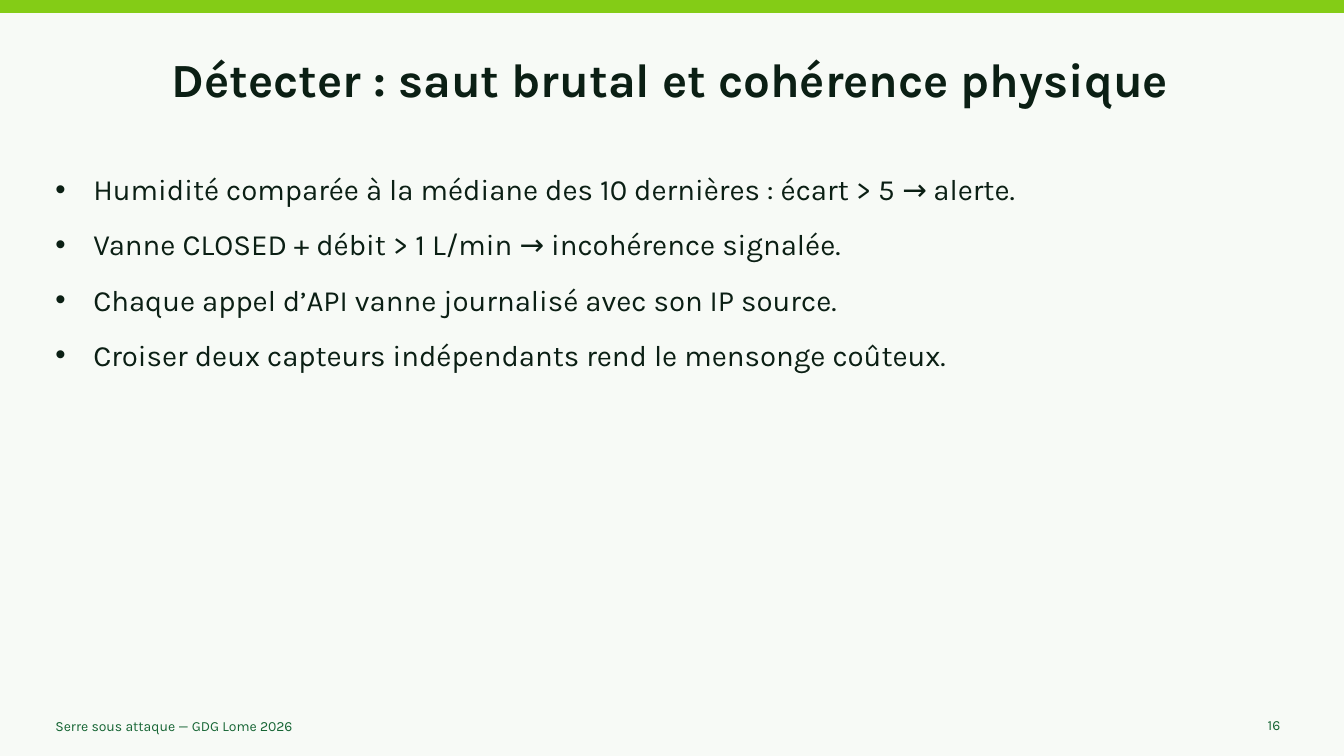
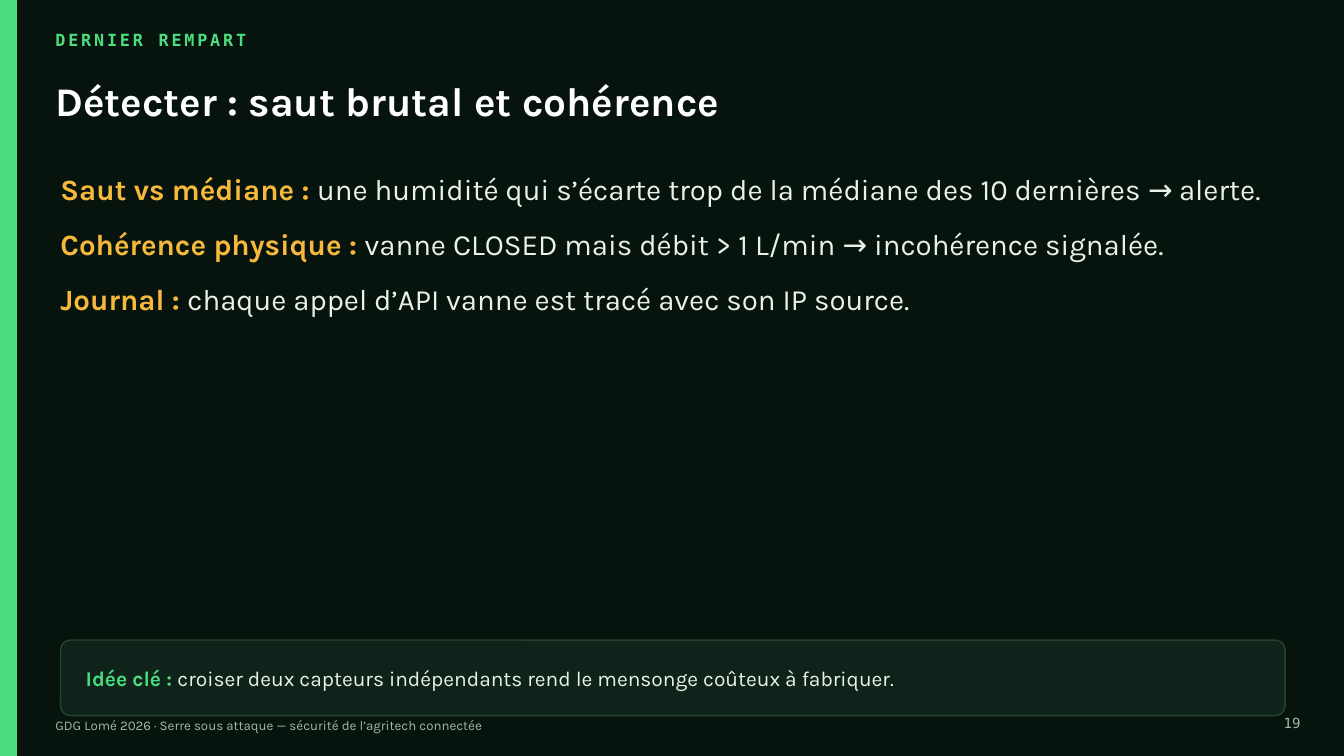
Before and after one commit to BoazAK/presentations_public, a slide deck: slide 19 of gdg_lome/2026/Presentation 2026.pptx (slide 16 before the commit). Drawn at 1344x756 pixels with LibreOffice and Linux fonts; fonts in the diff are those of the drawing. Boxes give left, top, right and bottom in pixels: in the first picture for what was removed or moved away, otherwise in the second. Text is boxed around its words. In the diff, an @@ line names an element or a change of style, - is before the commit and + after.

```diff
--- a/gdg_lome/2026/Presentation 2026.pptx
+++ b/gdg_lome/2026/Presentation 2026.pptx
@@ background #F7FAF6 to #07140E @@
@@ rectangle removed at box(0, 0, 1344, 12) @@
@@ rectangle added at box(0, 0, 16, 756), fill #4ADE80, outline #4ADE80 1 pt @@
@@ text added at box(55, 33, 247, 46), 12 pt, text #4ADE80, bold @@
+DERNIER REMPART
@@ text at box(55, 84, 719, 117): text changed; size 34 to 29 pt; text colour #0B1F14 to #FFFFFF @@
-Détecter : saut brutal et cohérence physique
+Détecter : saut brutal et cohérence
@@ text "Détecter : saut brutal et ..." at box(55, 84, 719, 117): vertical alignment top to middle @@
@@ text at box(60, 177, 1260, 317): text changed; text colour #0B1F14 to #E9F2EA @@
-• Humidité comparée à la médiane des 10 dernières : écart > 5 → alerte.
-• Vanne CLOSED + débit > 1 L/min → incohérence signalée.
-• Chaque appel d’API vanne journalisé avec son IP source.
-• Croiser deux capteurs indépendants rend le mensonge coûteux.
+Saut vs médiane : une humidité qui s’écarte trop de la médiane des 10 dernières → alerte.
+Cohérence physique : vanne CLOSED mais débit > 1 L/min → incohérence signalée.
+Journal : chaque appel d’API vanne est tracé avec son IP source.
@@ rounded rectangle added at box(60, 640, 1286, 716), fill #10231A, outline #27432F 1 pt @@
@@ text added at box(86, 669, 894, 691), 15 pt, text #E9F2EA @@
+Idée clé : croiser deux capteurs indépendants rend le mensonge coûteux à fabriquer.
@@ page number added at box(1284, 717, 1301, 728), 10 pt, text #9FBBA8 @@
+19
@@ text at box(55, 720, 481, 733): text changed; size 10 to 9.5 pt; text colour #166534 to #9FBBA8 @@
-Serre sous attaque — GDG Lome 2026
+GDG Lomé 2026 · Serre sous attaque — sécurité de l’agritech connectée
@@ page number removed at box(1268, 721, 1281, 730) @@
-16
```
Also in this commit, not shown: 7 other slides changed, 18 slides added, 15 slides removed, 6 other files.
